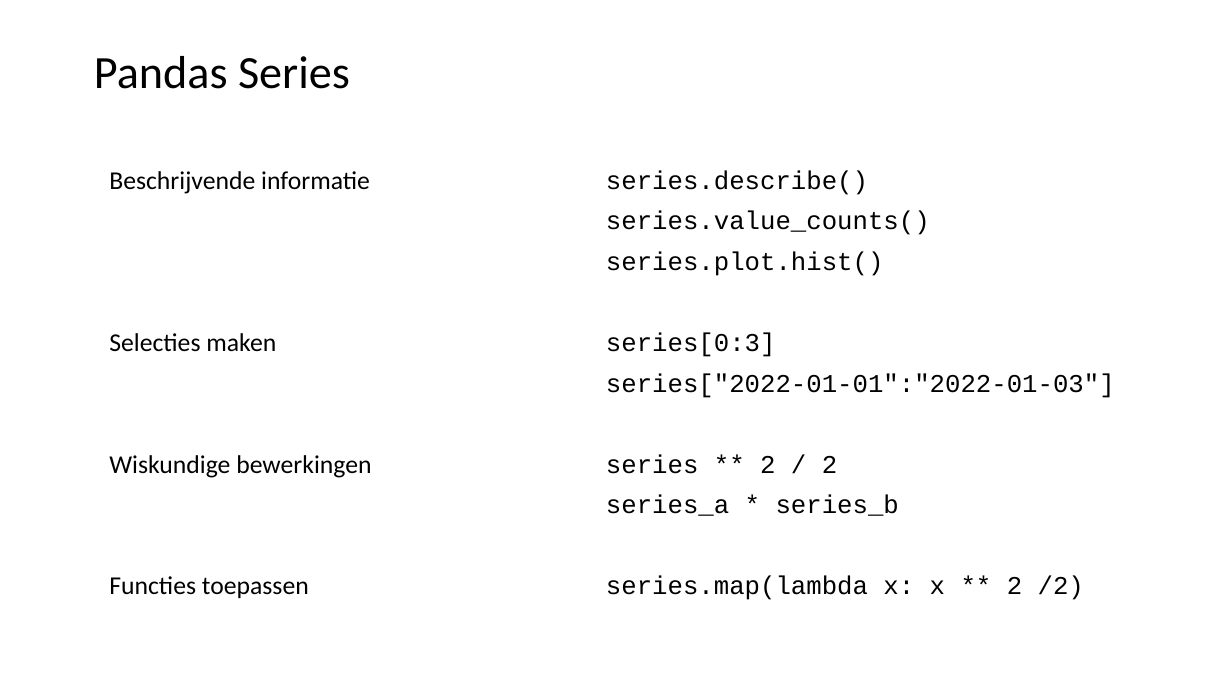
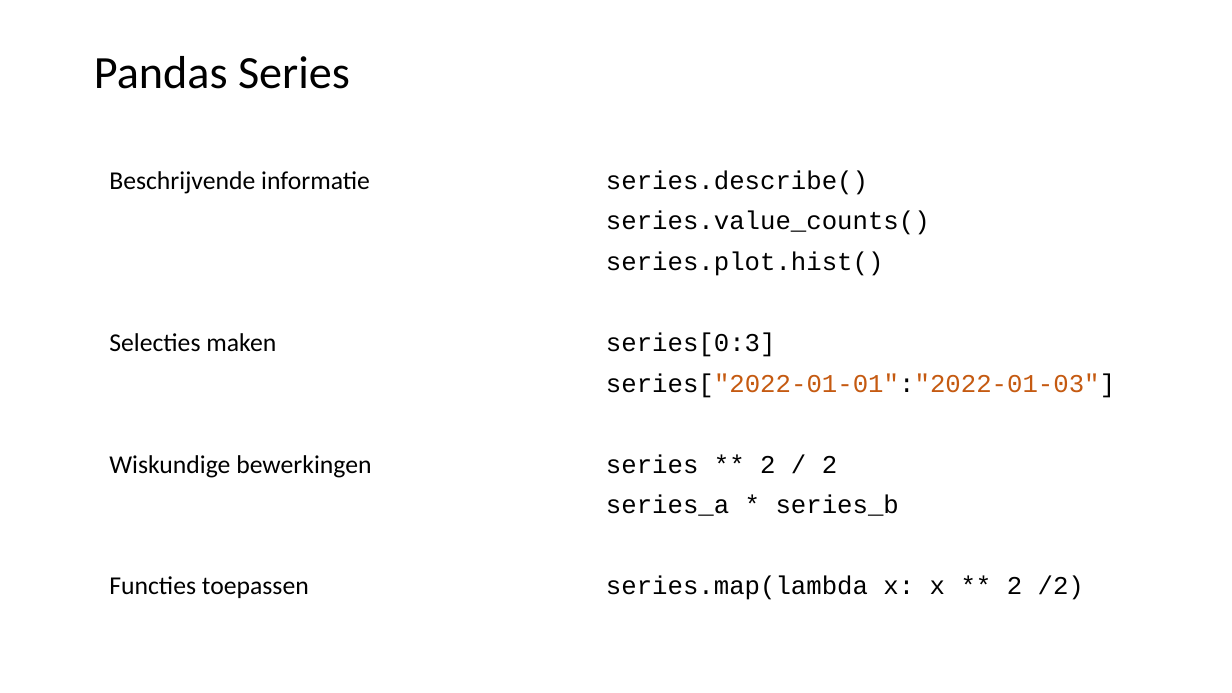
Before and after one commit to LFKoning/knowledge-sharing, a slide deck: slide 7 of python_trainees/3_pandas_plotting/python_traineeship_3.pptx. Drawn at 1232x693 pixels with LibreOffice and Linux fonts; fonts in the diff are those of the drawing. Boxes give left, top, right and bottom in pixels: in the first picture for what was removed or moved away, otherwise in the second. Text is boxed around its words. In the diff, an @@ line names an element or a change of style, - is before the commit and + after.

```diff
--- a/python_trainees/3_pandas_plotting/python_traineeship_3.pptx
+++ b/python_trainees/3_pandas_plotting/python_traineeship_3.pptx
@@ text at [606,373,1115,398]: text colour #000000 to #C55A11 in "series["2022-01-01":"2022-01-03"]" @@
```
Also in this commit, not shown: 9 other slides changed, 2 other files.
